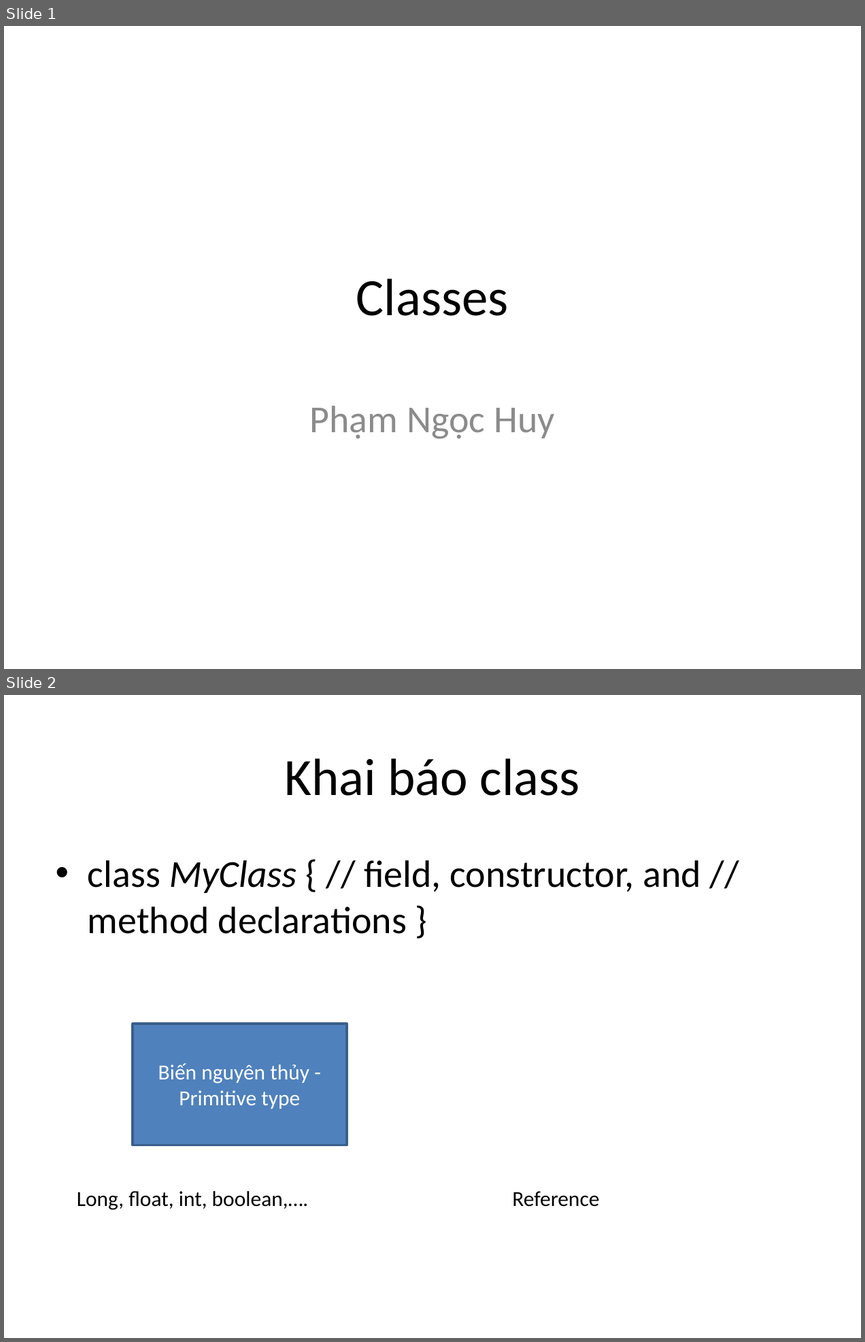
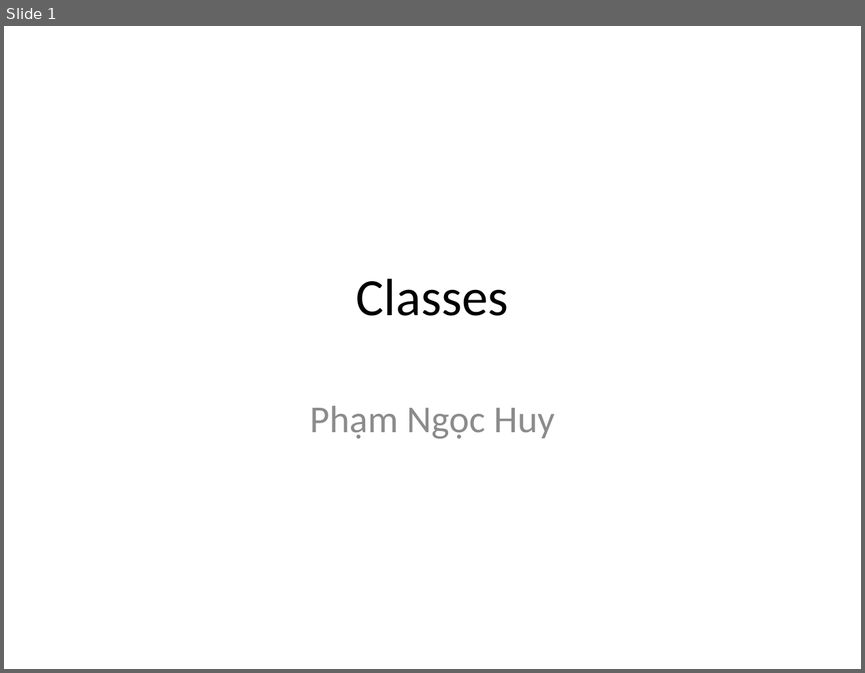
Before and after one commit to phithanh97cs/T3H, a slide deck: 4. Ebook/Java Core/Classes and Object.pptx. Shown one above the other, each under a label of ours: slides 1 and 2 before the commit, slide 1 after it. The pictures are 865x1342 and 865x673 pixels, drawn with LibreOffice and Linux fonts; fonts in the diff are those of the drawing. Boxes give left, top, right and bottom in pixels: in the first picture for what was removed or moved away, otherwise in the second. Text is boxed around its words. In the diff, an @@ line names an element or a change of style, - is before the commit and + after.

Commit message:
add outer class

```diff
--- a/4. Ebook/Java Core/Classes and Object.pptx
+++ b/4. Ebook/Java Core/Classes and Object.pptx
@@ slide 2 removed at (x1=4, y1=695, x2=861, y2=1338), background #FFFFFF @@
@@ title removed at (x1=284, y1=758, x2=580, y2=796) @@
-Khai báo class
@@ text removed at (x1=88, y1=860, x2=701, y2=934) @@
-• class MyClass { // field, constructor, and // method declarations }
@@ rectangle removed at (x1=133, y1=1023, x2=347, y2=1145) @@
-Biến nguyên thủy - Primitive type
@@ text removed at (x1=77, y1=1191, x2=309, y2=1210) @@
-Long, float, int, boolean,….
@@ text removed at (x1=512, y1=1191, x2=599, y2=1206) @@
-Reference
```
Also in this commit, not shown: 2 slides added, 3 other files.
